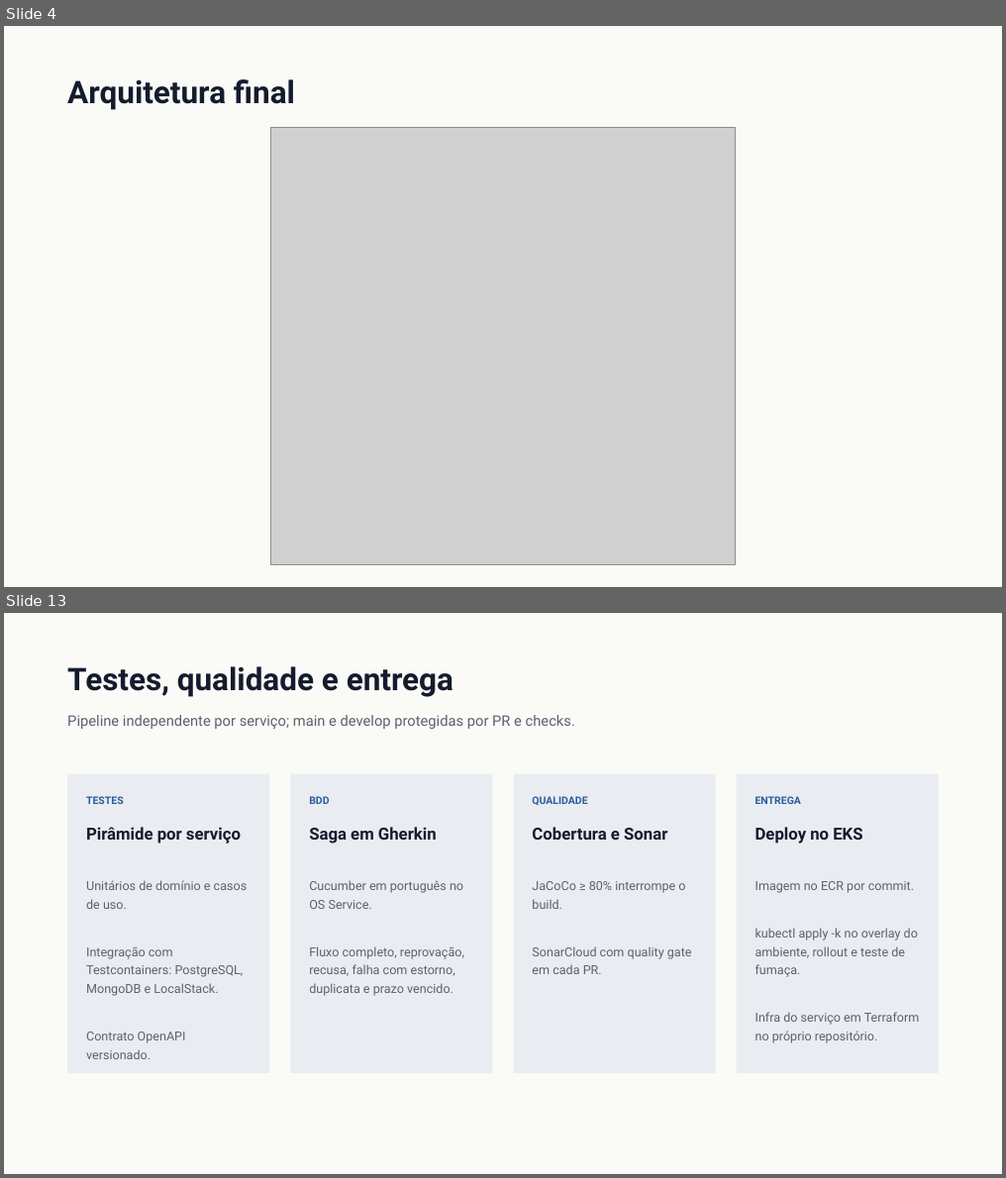
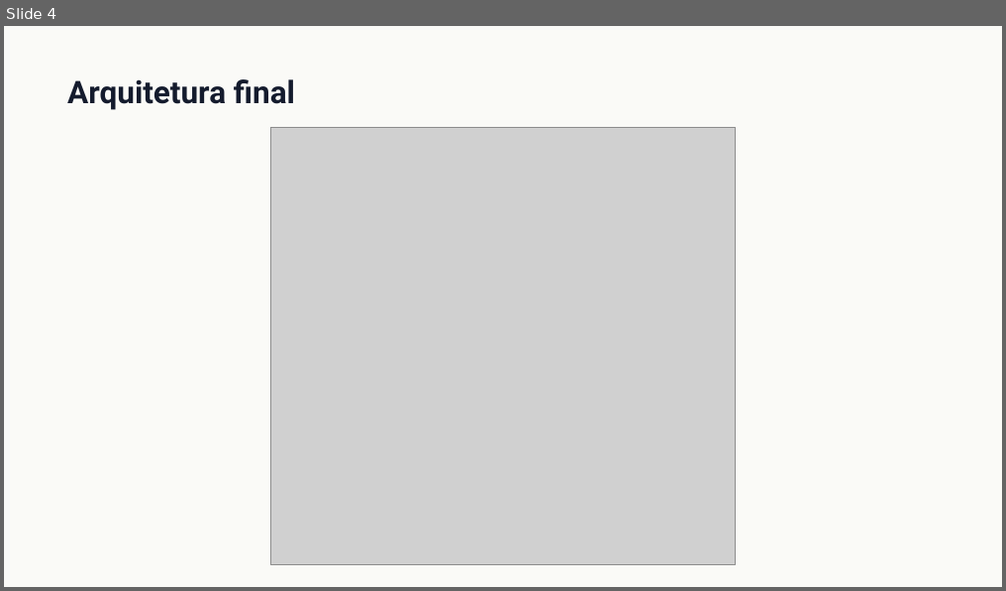
Before and after one commit to Guilherme-Fumagali/tech-challenge-1, a slide deck: docs/tech-challenge-4/apresentacao.pptx. Shown one above the other, each under a label of ours: slides 4 and 13 before the commit, slide 4 after it; the slides between them are not shown. The pictures are 1006x1178 and 1006x591 pixels, drawn with LibreOffice and Linux fonts; fonts in the diff are those of the drawing; grey boxes stand for pictures. Boxes give left, top, right and bottom in pixels: in the first picture for what was removed or moved away, otherwise in the second. Text is boxed around its words. In the diff, an @@ line names an element or a change of style, - is before the commit and + after.

```diff
--- a/docs/tech-challenge-4/apresentacao.pptx
+++ b/docs/tech-challenge-4/apresentacao.pptx
@@ slide 13 removed at [4, 613, 1002, 1174], background #FFFFFF @@
@@ rectangle removed at [4, 613, 1002, 1174] @@
@@ text removed at [67, 666, 453, 697] @@
-Testes, qualidade e entrega
@@ text removed at [67, 715, 575, 729] @@
-Pipeline independente por serviço; main e develop protegidas por PR e checks.
@@ rectangle removed at [67, 774, 269, 1073] @@
@@ rectangle removed at [291, 774, 493, 1073] @@
@@ rectangle removed at [514, 774, 716, 1073] @@
@@ rectangle removed at [737, 774, 939, 1073] @@
@@ text removed at [86, 796, 124, 804] @@
-TESTES
@@ text removed at [309, 796, 329, 804] @@
-BDD
@@ text removed at [532, 796, 587, 805] @@
-QUALIDADE
@@ text removed at [755, 796, 801, 804] @@
-ENTREGA
@@ text removed at [86, 827, 241, 844] @@
-Pirâmide por serviço
@@ text removed at [309, 827, 437, 844] @@
-Saga em Gherkin
@@ text removed at [532, 827, 667, 840] @@
-Cobertura e Sonar
@@ text removed at [755, 827, 862, 844] @@
-Deploy no EKS
@@ text removed at [86, 880, 248, 1059] @@
-Unitários de domínio e casos de uso.
-Integração com Testcontainers: PostgreSQL, MongoDB e LocalStack.
-Contrato OpenAPI versionado.
@@ text removed at [309, 880, 464, 996] @@
-Cucumber em português no OS Service.
-Fluxo completo, reprovação, recusa, falha com estorno, duplicata e prazo vencido.
@@ text removed at [532, 881, 692, 974] @@
-JaCoCo ≥ 80% interrompe o build.
-SonarCloud com quality gate em cada PR.
@@ text removed at [755, 881, 920, 1044] @@
-Imagem no ECR por commit.
-kubectl apply -k no overlay do ambiente, rollout e teste de fumaça.
-Infra do serviço em Terraform no próprio repositório.
```
Also in this commit, not shown: 9 slides changed, 8 slides added, 7 other slides removed, 1 other file.
